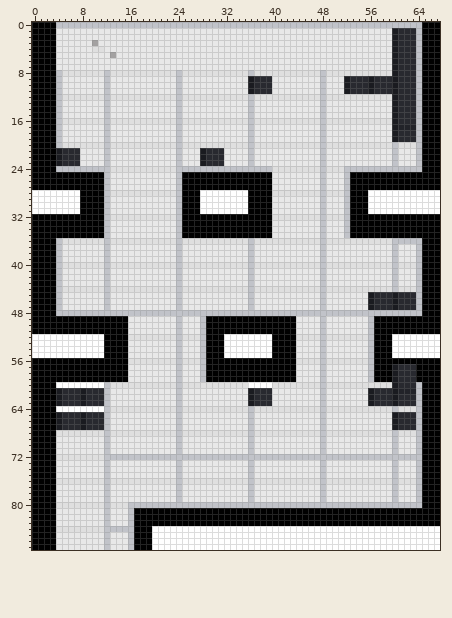
Two states of a sprite sheet, Maps/58_m.png. This is how it looked before the edit.
The file is 68x88 pixels. Colours within 5 levels of each other are drawn and written as one.
Once edited:
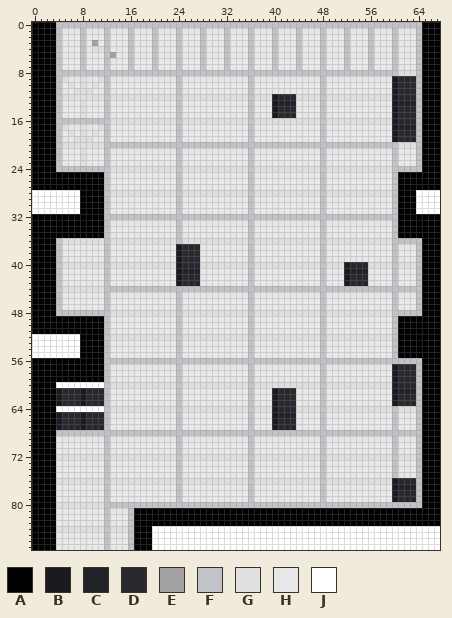
Palette (. is transparent): A #000000  B #1a1b20  C #222329  D #28292f  E #a3a1a1  F #c1c3c9  G #dfdfdf  H #e8e8e8  J #ffffff
Changes in this commit:
y 1..7: x 4 H -> F; x 8 H -> F; x 12 H -> F; x 16 H -> F; x 20 H -> F; x 24 H -> F; x 28 H -> F; x 32 H -> F; x 36 H -> F; x 40 H -> F; x 44 H -> F; x 48 H -> F; x 52 H -> F; x 56 H -> F; x 60..63 BDDD -> FHHH
y 8: x 5..11 GGGGGGG -> FFFFFFF; x 13..23 GGGGGGGGGGG -> FFFFFFFFFFF; x 25..35 GGGGGGGGGGG -> FFFFFFFFFFF; x 37..47 GGGGGGGGGGG -> FFFFFFFFFFF; x 49..63 GGGGGGGGGGGBDDD -> FFFFFFFFFFFFGGG
y 9: x 5 H -> G; x 8 H -> G; x 11 H -> G; x 36..39 BDDD -> FHHH; x 52..59 BDDDBDDD -> HHHHHHHH
y 10: x 6 H -> G; x 8 H -> G; x 10 H -> G; x 36..39 BDDD -> FHHH; x 52..59 BDDDBDDD -> HHHHHHHH
y 11: x 7..9 HHH -> GGG; x 36..39 BDDD -> FHHH; x 52..59 BDDDBDDD -> HHHHHHHH
y 12: x 40..43 GGGG -> BDDD
y 13: x 8 H -> G; x 40..43 HHHH -> BCCC; x 61..63 DDD -> CCC
y 14..15: x 8 H -> G; x 40..43 HHHH -> BDDD
y 16: x 5..11 GGGGGGG -> FFFFFFF
y 17: x 5 H -> G; x 8 H -> G; x 11 H -> G
y 18: x 6 H -> G; x 8 H -> G; x 10 H -> G
y 19: x 7..9 HHH -> GGG
y 20: x 13..23 GGGGGGGGGGG -> FFFFFFFFFFF; x 25..35 GGGGGGGGGGG -> FFFFFFFFFFF; x 37..47 GGGGGGGGGGG -> FFFFFFFFFFF; x 49..59 GGGGGGGGGGG -> FFFFFFFFFFF
y 21..23: x 4..8 BDDDH -> FHHHG; x 28..31 BDDD -> HHHH
y 24: x 25..35 FFFFFFFFFFF -> GGGGGGGGGGG; x 37..39 FFF -> GGG; x 52..59 FFFFFFFF -> GGGGGGGG
y 25..27: x 25..39 AAAAAAAAAAAAAAA -> HHHHHHHHHHHFHHH; x 52..60 FAAAAAAAA -> HHHHHHHHF
y 28: x 25..39 AAAJJJJJJJJAAAA -> GGGGGGGGGGGFGGG; x 52..63 FAAAJJJJJJJJ -> GGGGGGGGFAAA
y 29..31: x 25..39 AAAJJJJJJJJAAAA -> HHHHHHHHHHHFHHH; x 52..63 FAAAJJJJJJJJ -> HHHHHHHHFAAA
y 32: x 13..23 GGGGGGGGGGG -> FFFFFFFFFFF; x 25..47 AAAAAAAAAAAAAAAGGGGGGGG -> FFFFFFFFFFFFFFFFFFFFFFF; x 49..51 GGG -> FFF; x 53..60 AAAAAAAA -> FFFFFFFF
y 33..35: x 25..39 AAAAAAAAAAAAAAA -> HHHHHHHHHHHFHHH; x 52..60 FAAAAAAAA -> HHHHHHHHF
y 37..39: x 24..27 FHHH -> BDDD
y 40: x 24..27 FGGG -> BDDD; x 52..55 GGGG -> BDDD
y 41: x 24..27 FHHH -> BCCC; x 52..55 HHHH -> BCCC
y 42..43: x 24..27 FHHH -> BDDD; x 52..55 HHHH -> BDDD
y 44: x 13..23 GGGGGGGGGGG -> FFFFFFFFFFF; x 25..35 GGGGGGGGGGG -> FFFFFFFFFFF; x 37..47 GGGGGGGGGGG -> FFFFFFFFFFF; x 49..59 GGGGGGGGGGG -> FFFFFFFFFFF; x 61..63 GGG -> FFF
y 45..47: x 56..63 BDDDBDDD -> HHHHFHHH
y 48: x 13..23 FFFFFFFFFFF -> GGGGGGGGGGG; x 25..35 FFFFFFFFFFF -> GGGGGGGGGGG; x 37..47 FFFFFFFFFFF -> GGGGGGGGGGG; x 49..59 FFFFFFFFFFF -> GGGGGGGGGGG
y 49..51: x 12..15 AAAA -> FHHH; x 28..43 FAAAAAAAAAAAAAAA -> HHHHHHHHFHHHHHHH; x 56..60 FAAAA -> HHHHF
y 52: x 8..15 JJJJAAAA -> AAAAFGGG; x 28..43 FAAAJJJJJJJJAAAA -> GGGGGGGGFGGGGGGG; x 56..67 FAAAJJJJJJJJ -> GGGGFAAAAAAA
y 53..55: x 8..15 JJJJAAAA -> AAAAFHHH; x 28..43 FAAAJJJJJJJJAAAA -> HHHHHHHHFHHHHHHH; x 56..67 FAAAJJJJJJJJ -> HHHHFAAAAAAA
y 56: x 12..23 AAAAGGGGGGGG -> FFFFFFFFFFFF; x 25..27 GGG -> FFF; x 29..47 AAAAAAAAAAAAAAAGGGG -> FFFFFFFFFFFFFFFFFFF; x 49..55 GGGGGGG -> FFFFFFF; x 57..64 AAAAAAAA -> FFFFFFFF
y 57..59: x 12..15 AAAA -> FHHH; x 28..43 FAAAAAAAAAAAAAAA -> HHHHHHHHFHHHHHHH; x 56..59 FAAA -> HHHH; x 64 A -> F
y 60: x 36..39 JJJJ -> FGGG
y 61..63: x 36..43 BDDDHHHH -> FHHHBDDD; x 56..59 BDDD -> HHHH
y 64: x 40..43 GGGG -> BDDD
y 65: x 40..43 HHHH -> BCCC; x 60..63 BDDD -> FHHH
y 66..67: x 40..43 HHHH -> BDDD; x 60..63 BDDD -> FHHH
y 68: x 4..11 GGGGGGGG -> FFFFFFFF; x 13..23 GGGGGGGGGGG -> FFFFFFFFFFF; x 25..35 GGGGGGGGGGG -> FFFFFFFFFFF; x 37..47 GGGGGGGGGGG -> FFFFFFFFFFF; x 49..59 GGGGGGGGGGG -> FFFFFFFFFFF; x 61..63 GGG -> FFF
y 72: x 13..23 FFFFFFFFFFF -> GGGGGGGGGGG; x 25..35 FFFFFFFFFFF -> GGGGGGGGGGG; x 37..47 FFFFFFFFFFF -> GGGGGGGGGGG; x 49..59 FFFFFFFFFFF -> GGGGGGGGGGG; x 61..63 FFF -> GGG
y 76: x 60..63 FGGG -> BDDD
y 77: x 60..63 FHHH -> BCCC
y 78..79: x 60..63 FHHH -> BDDD
y 80: x 13..15 GGG -> FFF
y 84: x 13..15 FFF -> GGG
Changed places in both pictures, as pixel boxes (x1, y1, x2, y2):
changed: (56, 28, 440, 436)
changed: (110, 454, 416, 502)
changed: (110, 502, 128, 508)
changed: (110, 526, 128, 532)
